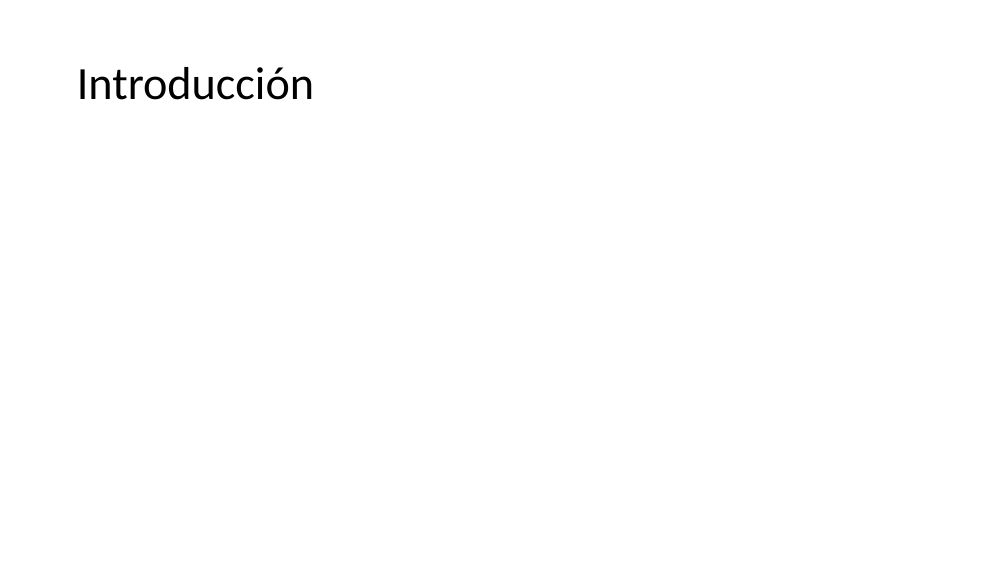
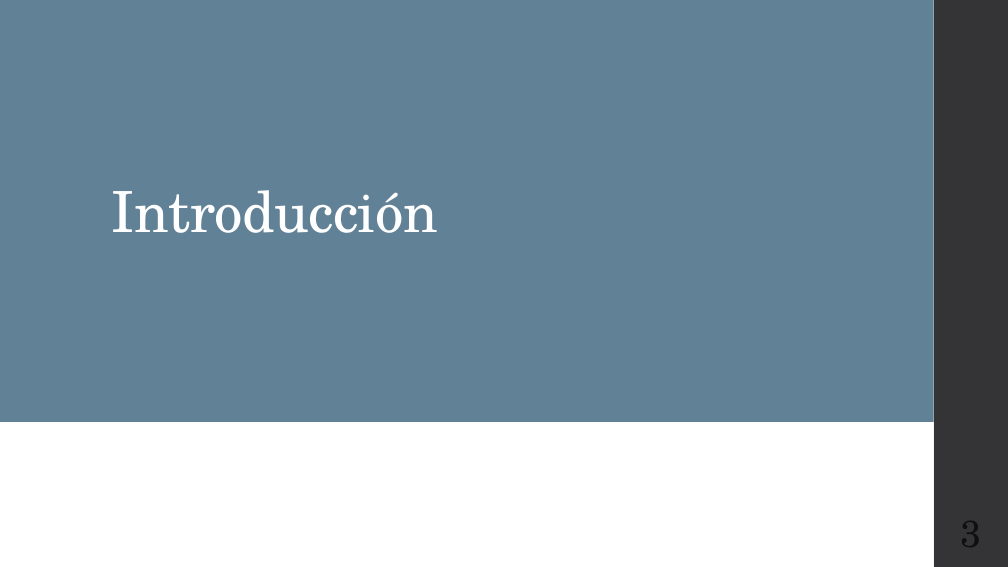
Before and after one commit to Osw1997/Proyecto-Terminal-1, a slide deck: slide 3 of Final/Presentacion.pptx. Drawn at 1008x567 pixels with LibreOffice and Linux fonts; fonts in the diff are those of the drawing. Boxes give left, top, right and bottom in pixels: in the first picture for what was removed or moved away, otherwise in the second. Text is boxed around its words. In the diff, an @@ line names an element or a change of style, - is before the commit and + after.

```diff
--- a/Final/Presentacion.pptx
+++ b/Final/Presentacion.pptx
@@ rectangle added at [0,0,38,567], fill #6F6F74 @@
@@ rectangle added at [0,0,934,567], fill #FFFFFF @@
@@ rectangle added at [0,0,934,423], fill #618197 @@
@@ rectangle added at [934,0,1008,567], fill #353537 @@
@@ title "Introducción": place and size @@
-title "Introducción" at [77,67,314,100]
+title "Introducción" at [112,190,438,233]
@@ title "Introducción" at [112,190,438,233]: size 44 to 54 pt, font Calibri to TeX Gyre Schola, text colour #000000 to #FFFFFF, letter spacing 0 to -0.5 pt; line spacing 0.9 to 0.85 @@
@@ rectangle added at [0,422,934,567], fill #FFFFFF @@
@@ page number added at [961,504,982,559], 36 pt, text #000000 at 70% opacity @@
+3
```
Also in this commit, not shown: 13 other slides changed, 13 slides added, 4 slides removed, 2 other files.
